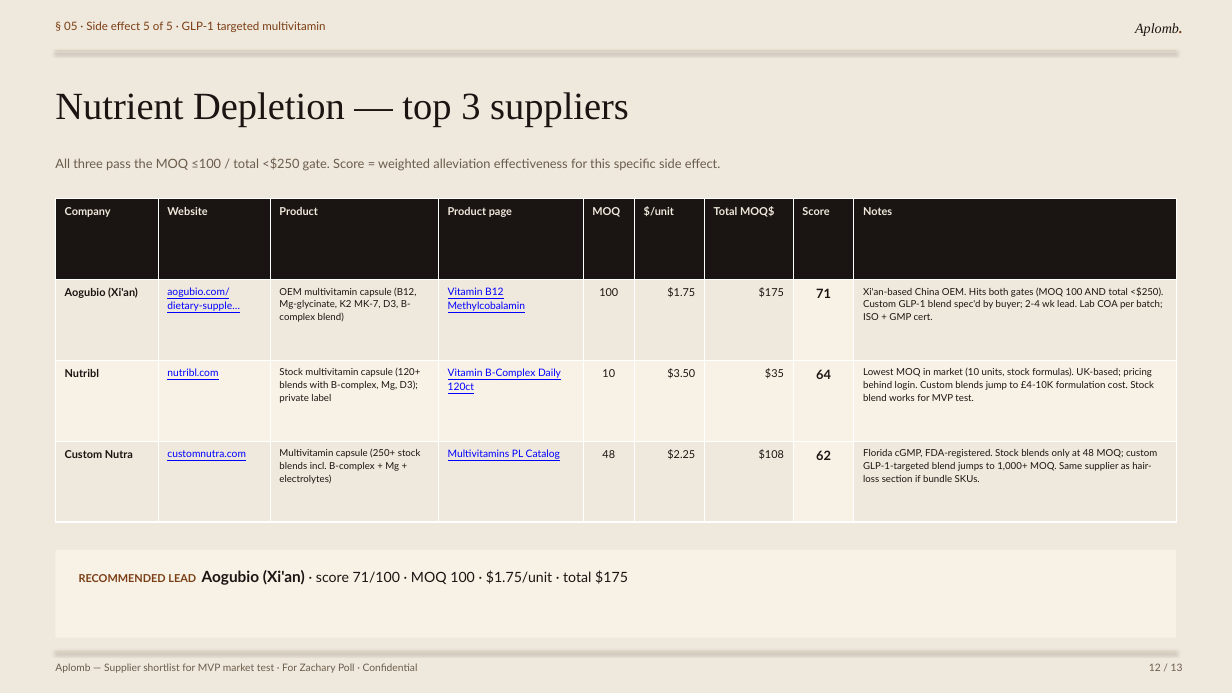
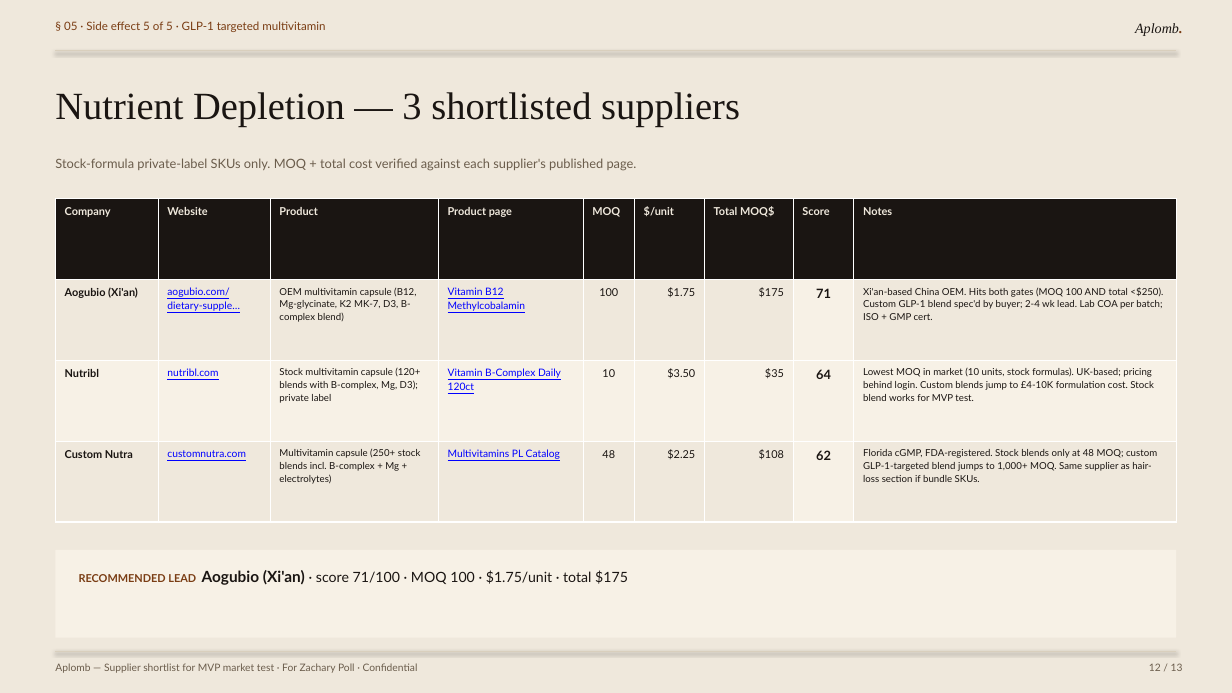
Before and after one commit to zacharybpoll-cmyk/aplomb-clinic, a slide deck: slide 12 of business documents/Aplomb_Supplier_Shortlist_v1.pptx. Drawn at 1232x693 pixels with LibreOffice and Linux fonts; fonts in the diff are those of the drawing. Boxes give left, top, right and bottom in pixels: in the first picture for what was removed or moved away, otherwise in the second. Text is boxed around its words. In the diff, an @@ line names an element or a change of style, - is before the commit and + after.

```diff
--- a/business documents/Aplomb_Supplier_Shortlist_v1.pptx
+++ b/business documents/Aplomb_Supplier_Shortlist_v1.pptx
@@ text at <box>55,92,740,127</box>: text changed @@
-Nutrient Depletion — top 3 suppliers
+Nutrient Depletion — 3 shortlisted suppliers
@@ text at <box>55,158,637,170</box>: text changed @@
-All three pass the MOQ ≤100 / total <$250 gate. Score = weighted alleviation effectiveness for this specific side effect.
+Stock-formula private-label SKUs only. MOQ + total cost verified against each supplier's published page.
```
Also in this commit, not shown: 6 other slides changed, 1 other file.
